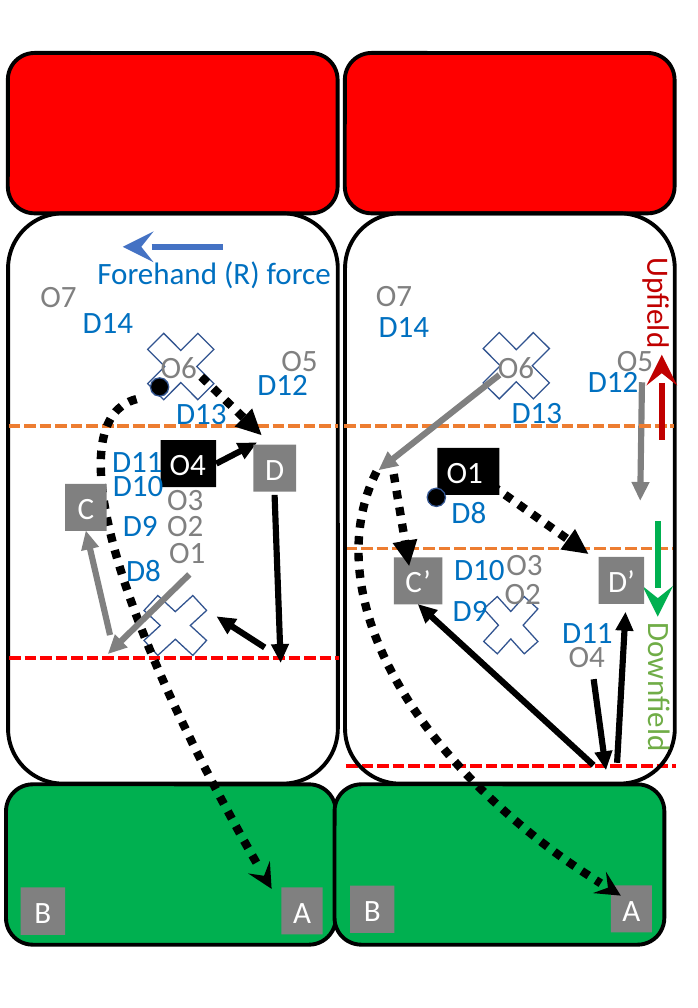
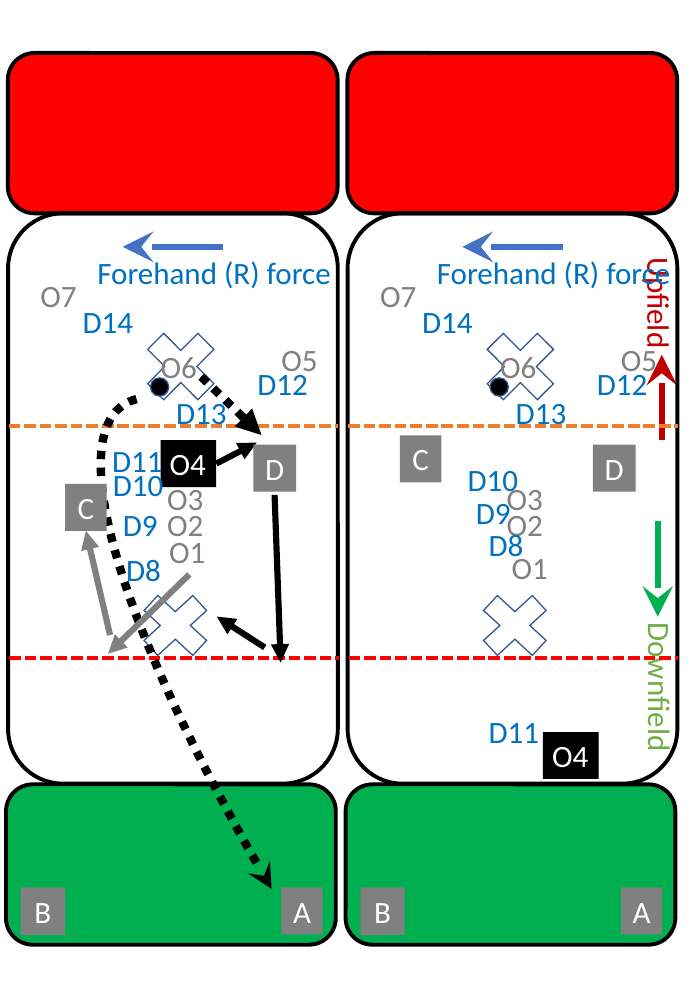
Before and after one commit to James-Reynolds/Ultimate-strategy-and-tactics, a slide deck: slide 10 of graphics/Graphics.pptx. Drawn at 698x1008 pixels with LibreOffice and Linux fonts; fonts in the diff are those of the drawing. Boxes give left, top, right and bottom in pixels: in the first picture for what was removed or moved away, otherwise in the second. Text is boxed around its words. In the diff, an @@ line names an element or a change of style, - is before the commit and + after.

```diff
--- a/graphics/Graphics.pptx
+++ b/graphics/Graphics.pptx
@@ arc (boxed as its full ellipse) removed at [258, 211, 698, 1008] @@
@@ text added at [437, 258, 670, 292], 24 pt, text #0070C0 @@
+Forehand (R) force
@@ arrow added from (563, 247) to (463, 247), #4472C4 4.75 pt @@
@@ text "D14": place and size @@
-text "D14" at [379, 317, 429, 337]
+text "D14" at [422, 313, 472, 333]
@@ arrow removed from (500, 375) to (379, 470) @@
@@ ellipse: place and size @@
-ellipse at [427, 489, 446, 507]
+ellipse at [490, 378, 509, 396]
@@ arrow removed from (642, 383) to (640, 501) @@
@@ 3 texts, 1 cross, 1 line: place and size @@
-3 texts, 1 cross, 1 line at [344, 286, 674, 428]
+3 texts, 1 cross, 1 line at [348, 287, 678, 428]
@@ rectangle "C": place and size @@
-rectangle "C" at [394, 557, 442, 604]
+rectangle "C" at [400, 436, 442, 482]
@@ rectangle "D": place and size @@
-rectangle "D" at [598, 557, 644, 604]
+rectangle "D" at [593, 445, 636, 491]
@@ arrow removed from (394, 475) to (409, 566) @@
@@ text in rectangle at [412, 450, 429, 470]: text changed @@
-C’
+C
@@ text "D10" rewrapped from [454, 560, 504, 581] to [468, 471, 518, 499] @@
@@ text "O3" rewrapped from [506, 549, 542, 575] to [507, 484, 543, 518] @@
@@ text in rectangle at [605, 460, 624, 480]: text changed @@
-D’
+D
@@ text "D9" rewrapped from [453, 601, 488, 621] to [476, 497, 511, 531] @@
@@ arrow removed from (491, 485) to (588, 554) @@
@@ text "O2" rewrapped from [505, 584, 541, 611] to [507, 510, 543, 544] @@
@@ text "D8" rewrapped from [451, 501, 486, 524] to [489, 530, 524, 564] @@
@@ line removed from (345, 549) to (676, 549) @@
@@ text "O1": place and size @@
-text "O1" at [437, 448, 500, 494]
+text "O1" at [512, 553, 548, 579]
@@ text "O1" at [512, 553, 548, 579]: text colour #FFFFFF to #808080; fill #000000 to none @@
@@ cross: place and size @@
-cross at [472, 583, 550, 669]
+cross at [468, 583, 562, 669]
@@ arrow removed from (594, 765) to (418, 605) @@
@@ arrow removed from (617, 763) to (625, 612) @@
@@ line moved from (346, 766) - (676, 766) to (349, 658) - (678, 658) @@
@@ arrow removed from (594, 679) to (606, 770) @@
@@ text "D11" rewrapped from [562, 623, 612, 651] to [489, 723, 539, 743] @@
@@ rectangle "O4": place and size @@
-rectangle "O4" at [569, 641, 605, 667]
+rectangle "O4" at [543, 732, 598, 779]
@@ rectangle "O4" at [543, 732, 598, 779]: text colour #808080 to #FFFFFF; fill none to #000000 @@
@@ 2 rectangles, 1 text, 1 rounded rectangle: place and size @@
-2 rectangles, 1 text, 1 rounded rectangle at [335, 366, 664, 945]
+2 rectangles, 1 text, 1 rounded rectangle at [345, 369, 675, 945]
```
Also in this commit, not shown: 4 other files.
